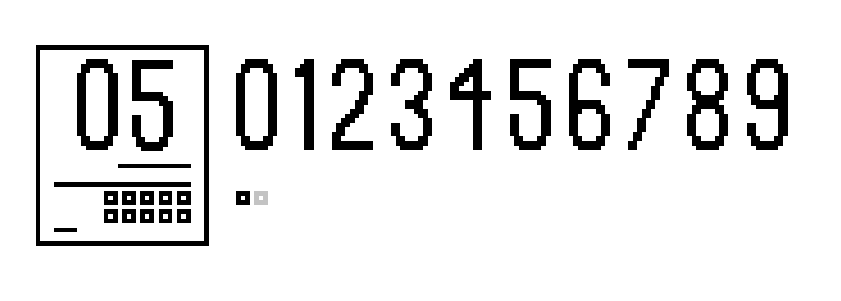
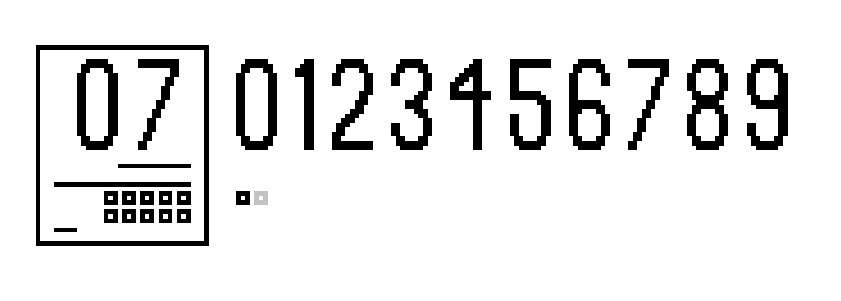
Layer changes from the first 841×301 image to the second:
hid "5" over <box>132,60,176,151</box>
added layer "7" above "blanco" over <box>135,59,179,151</box>
